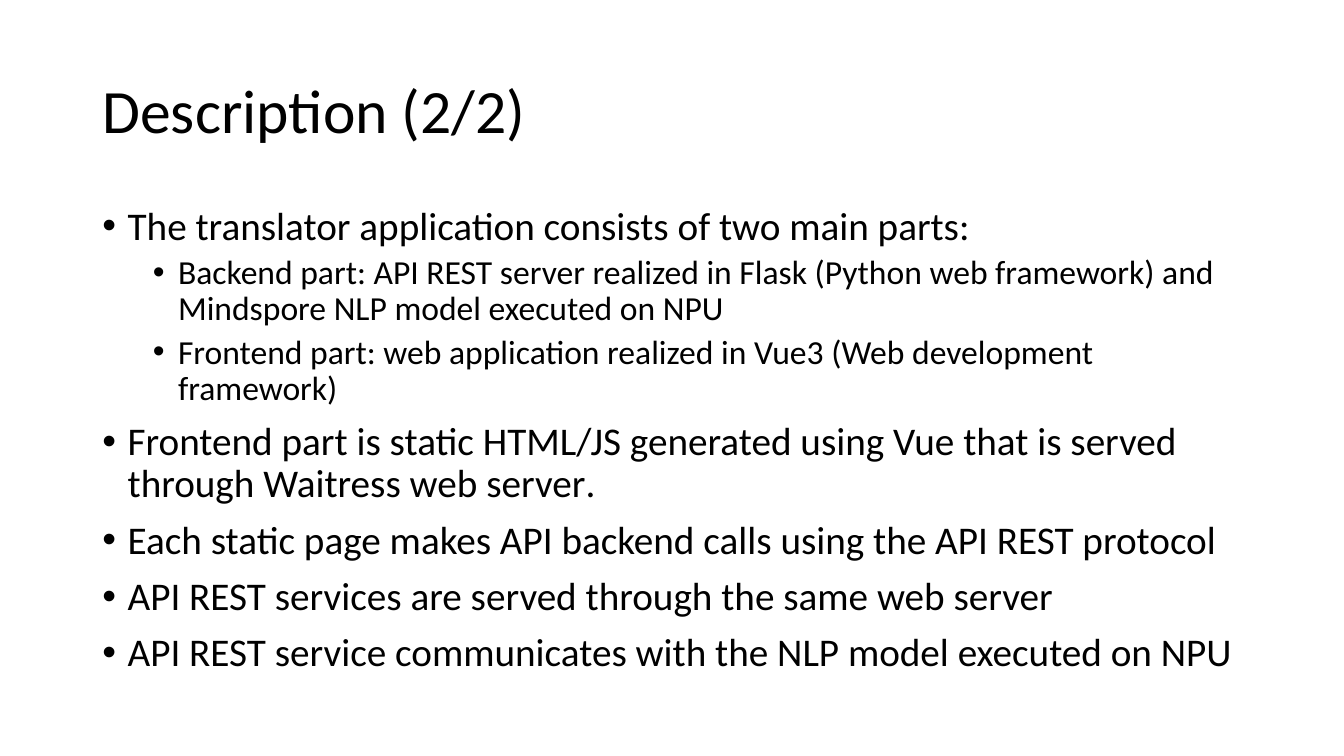
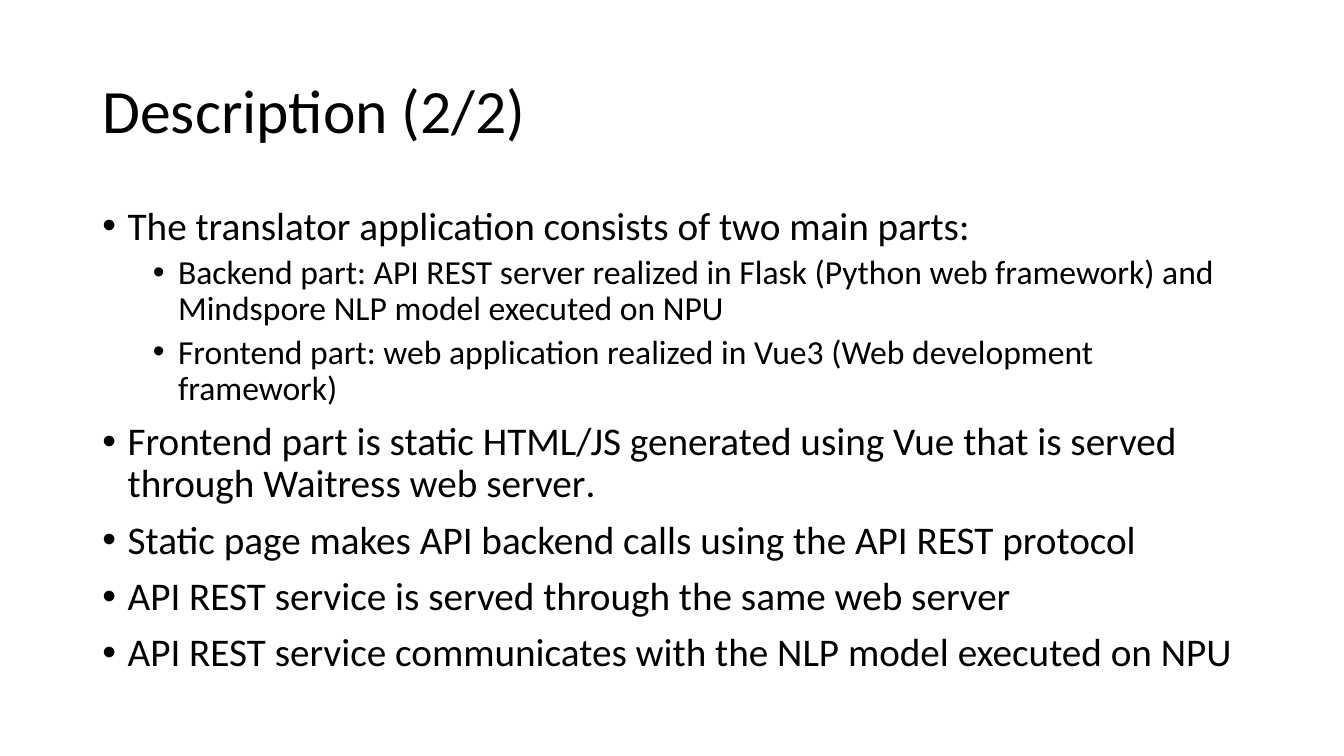
Before and after one commit to iai-rs/Translator, a slide deck: slide 3 of webapp/documentation/Translator_app_V1.0.pptx. Drawn at 1344x756 pixels with LibreOffice and Linux fonts; fonts in the diff are those of the drawing. Boxes give left, top, right and bottom in pixels: in the first picture for what was removed or moved away, otherwise in the second. Text is boxed around its words. In the diff, an @@ line names an element or a change of style, - is before the commit and + after.

```diff
--- a/webapp/documentation/Translator_app_V1.0.pptx
+++ b/webapp/documentation/Translator_app_V1.0.pptx
@@ text at (128, 526, 1135, 617): text changed @@
-• Each static page makes API backend calls using the API REST protocol
-• API REST services are served through the same web server
+• Static page makes API backend calls using the API REST protocol
+• API REST service is served through the same web server
```
Also in this commit, not shown: 1 other slide changed.
